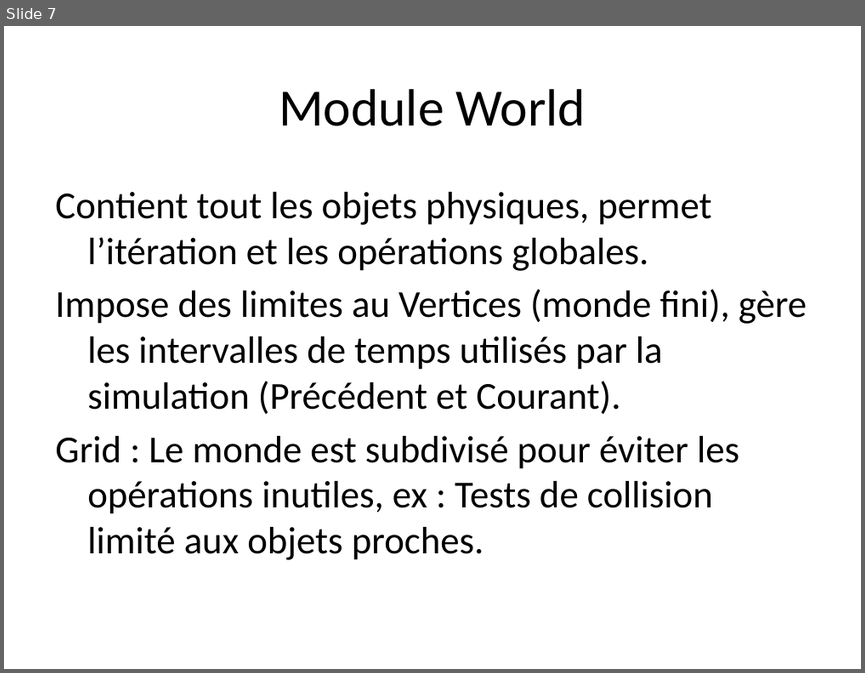
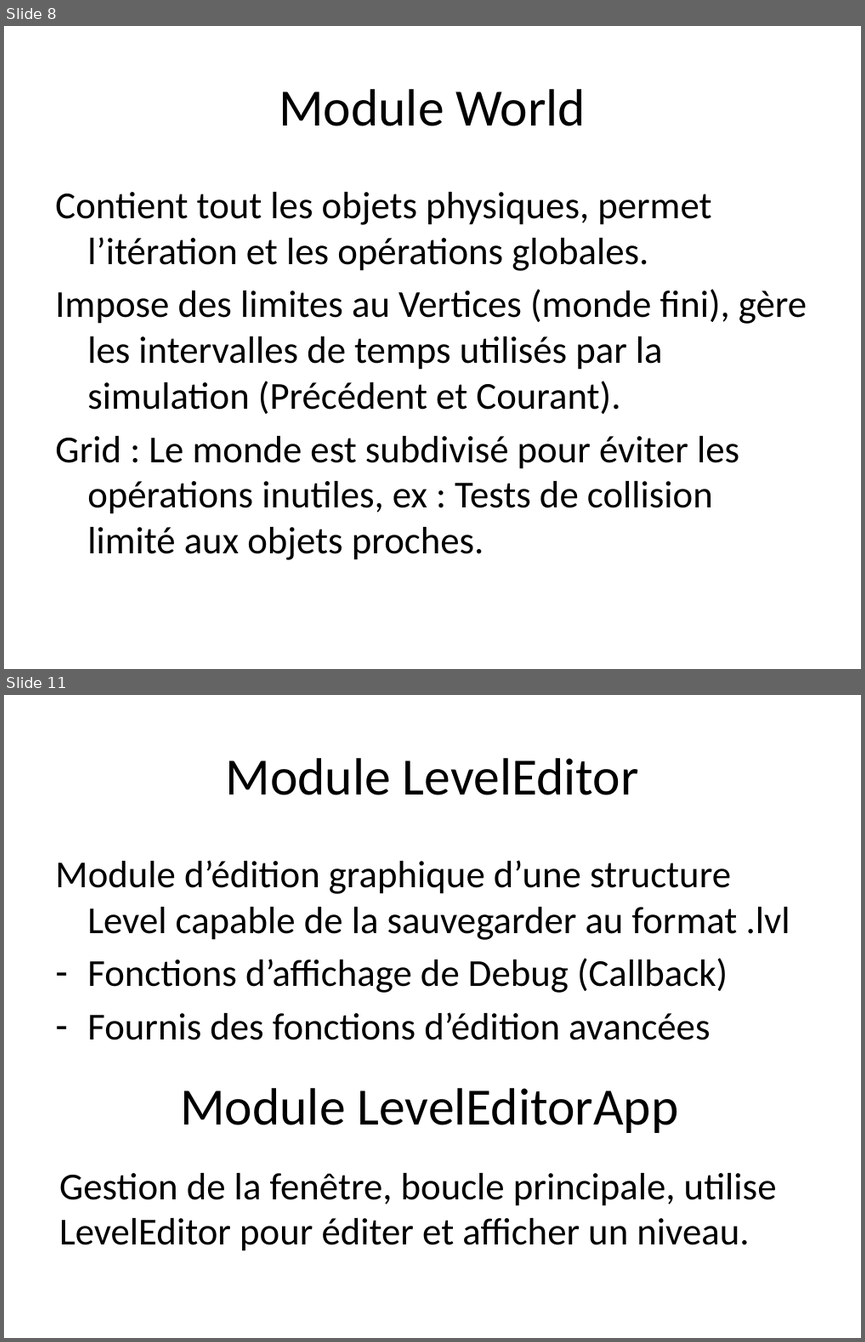
Before and after one commit to Senryoku/jump-n-run, a slide deck: Soutenance.pptx. Shown one above the other, each under a label of ours: slide 7 before the commit, slides 8 and 11 after it; the slides between them are not shown. The pictures are 865x673 and 865x1342 pixels, drawn with LibreOffice and Linux fonts; fonts in the diff are those of the drawing. Boxes give left, top, right and bottom in pixels: in the first picture for what was removed or moved away, otherwise in the second. Text is boxed around its words. In the diff, an @@ line names an element or a change of style, - is before the commit and + after.

```diff
--- a/Soutenance.pptx
+++ b/Soutenance.pptx
@@ slide 11 added at [4,695,861,1338], background #FFFFFF @@
@@ title added at [225,758,639,795], 44 pt, text #000000 @@
+Module LevelEditor
@@ text added at [55,860,790,1040], 32 pt, text #000000 @@
+Module d’édition graphique d’une structure Level capable de la sauvegarder au format .lvl
+– Fonctions d’affichage de Debug (Callback)
+– Fournis des fonctions d’édition avancées
@@ text added at [180,1088,679,1133], 44 pt, text #000000 @@
+Module LevelEditorApp
@@ text added at [59,1173,777,1251], 32 pt, text #000000 @@
+Gestion de la fenêtre, boucle principale, utilise LevelEditor pour éditer et afficher un niveau.
@@ what was slide 7 is now slide 8 @@
```
Also in this commit, not shown: 1 slide changed, 3 other slides added.
